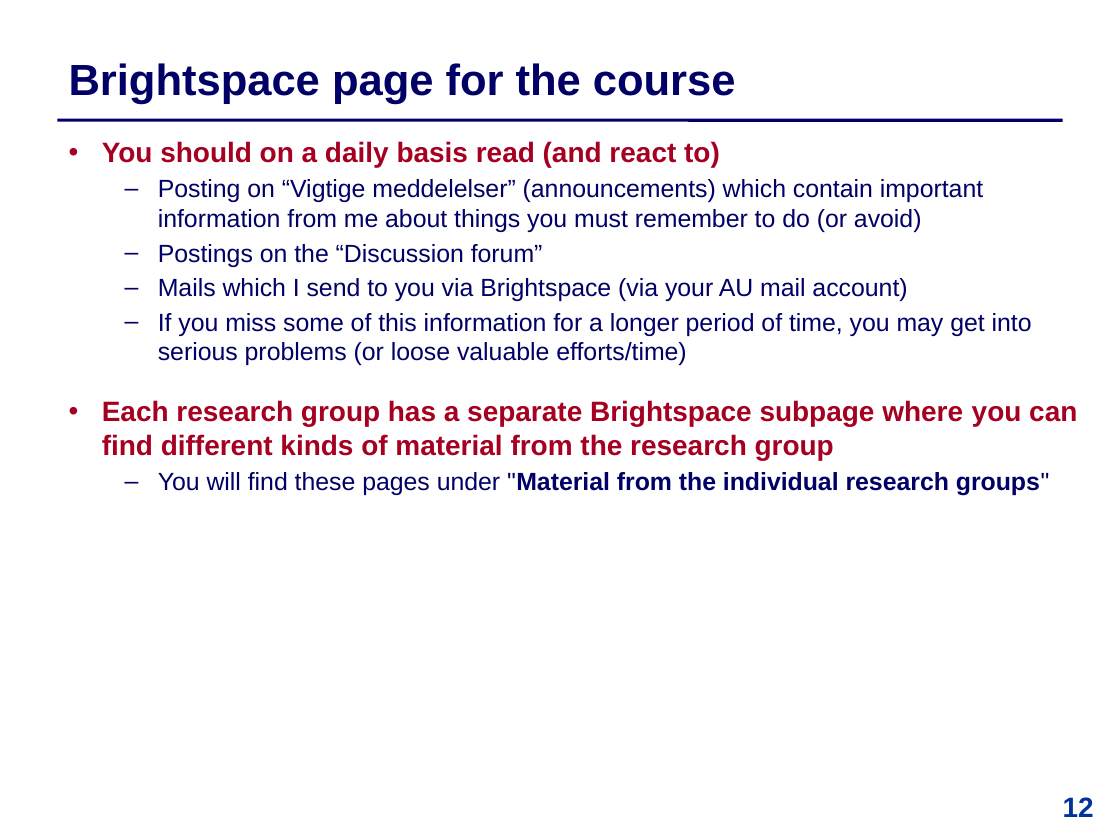
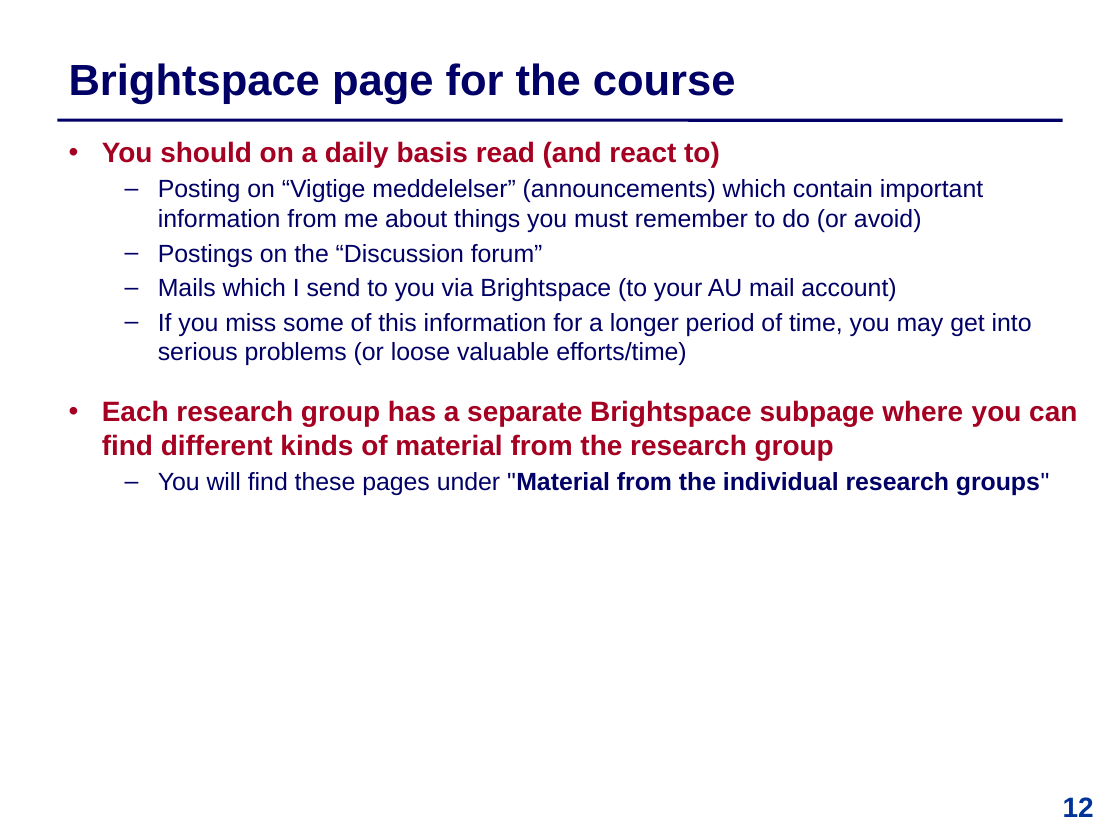
Before and after one commit to IntProgAU/Materiale, a slide deck: slide 12 of web/b24/0 Information Meeting.pptx. Drawn at 1120x840 pixels with LibreOffice and Linux fonts; fonts in the diff are those of the drawing. Boxes give left, top, right and bottom in pixels: in the first picture for what was removed or moved away, otherwise in the second. Text is boxed around its words. In the diff, an @@ line names an element or a change of style, - is before the commit and + after.

```diff
--- a/web/b24/0 Information Meeting.pptx
+++ b/web/b24/0 Information Meeting.pptx
@@ text at <box>158,278,896,301</box>: text changed @@
-  – Mails which I send to you via Brightspace (via your AU mail account)
+  – Mails which I send to you via Brightspace (to your AU mail account)
```
Also in this commit, not shown: 6 other slides changed, 3 other files.
